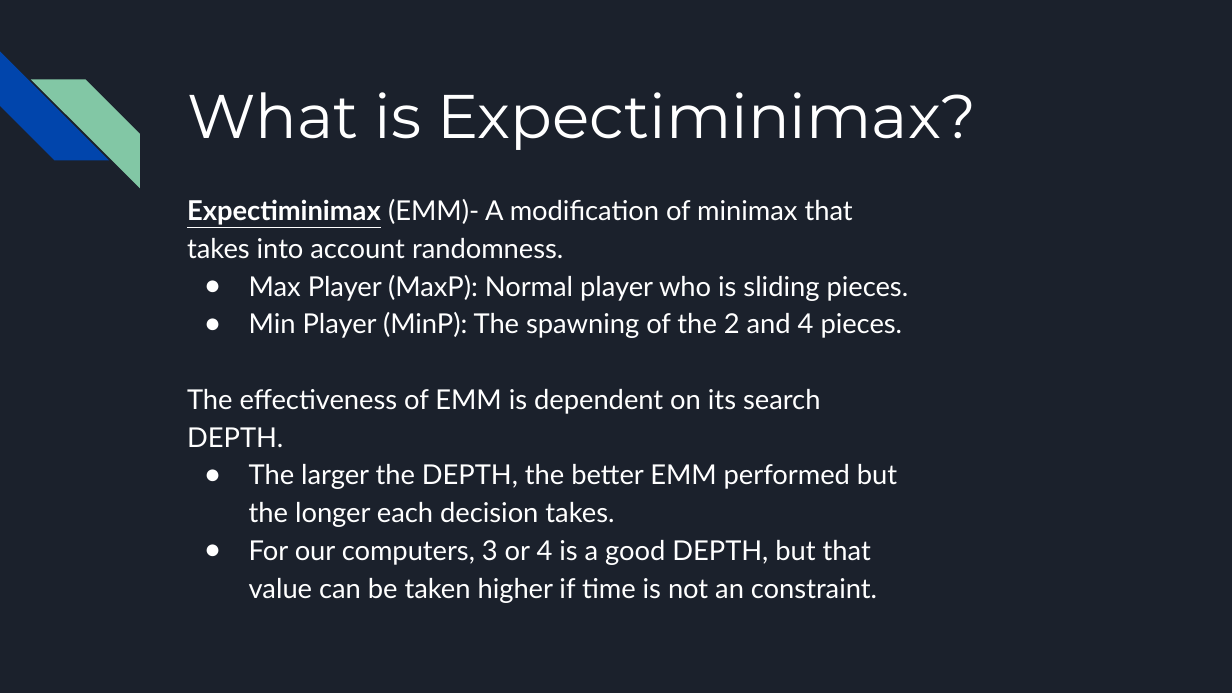
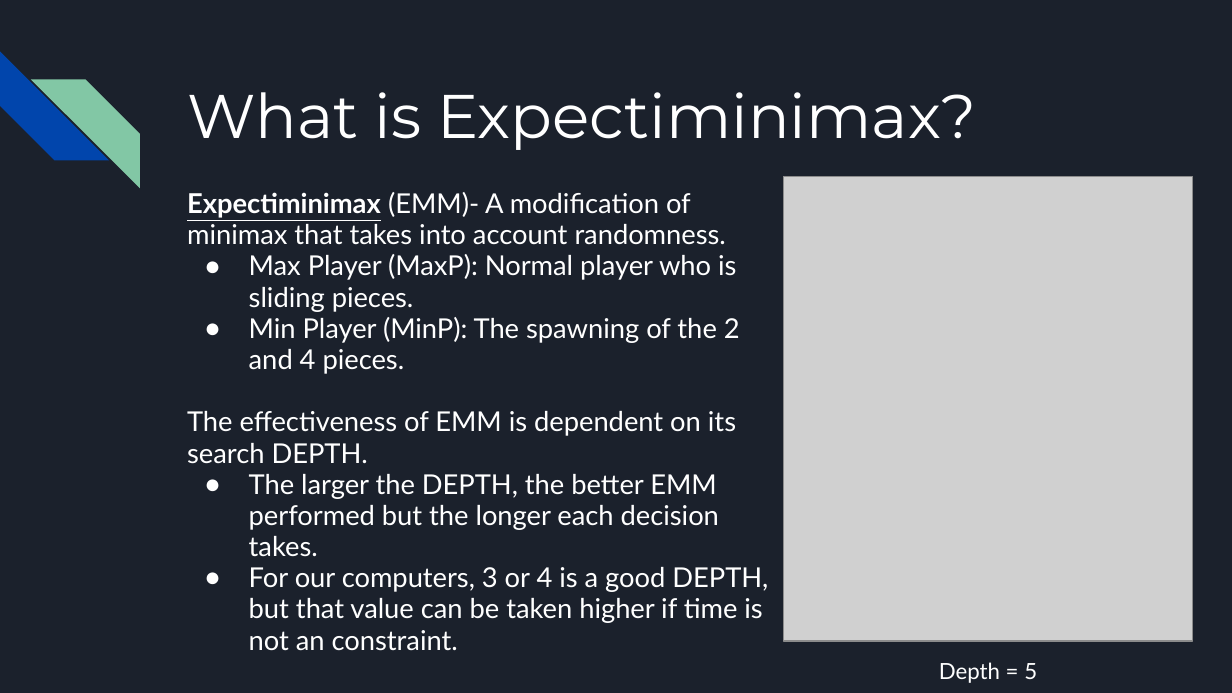
Before and after one commit to PstormQT/CSCI-331-6-Group-7, a slide deck: slide 4 of resources/CSCI-331 Group 7 Final Presentation.pptx. Drawn at 1232x693 pixels with LibreOffice and Linux fonts; fonts in the diff are those of the drawing; grey boxes stand for pictures. Boxes give left, top, right and bottom in pixels: in the first picture for what was removed or moved away, otherwise in the second. Text is boxed around its words. In the diff, an @@ line names an element or a change of style, - is before the commit and + after.

```diff
--- a/resources/CSCI-331 Group 7 Final Presentation.pptx
+++ b/resources/CSCI-331 Group 7 Final Presentation.pptx
@@ text "Expectiminimax (EMM)- A modification of ..." at (x1=187, y1=192, x2=768, y2=651): line spacing 1.15 to 0.95 @@
@@ picture added at (x1=784, y1=176, x2=1193, y2=641) @@
@@ text added at (x1=939, y1=662, x2=1037, y2=683), 13 pt, text #FFFFFF @@
+Depth = 5
```
Also in this commit, not shown: 2 other slides changed.
